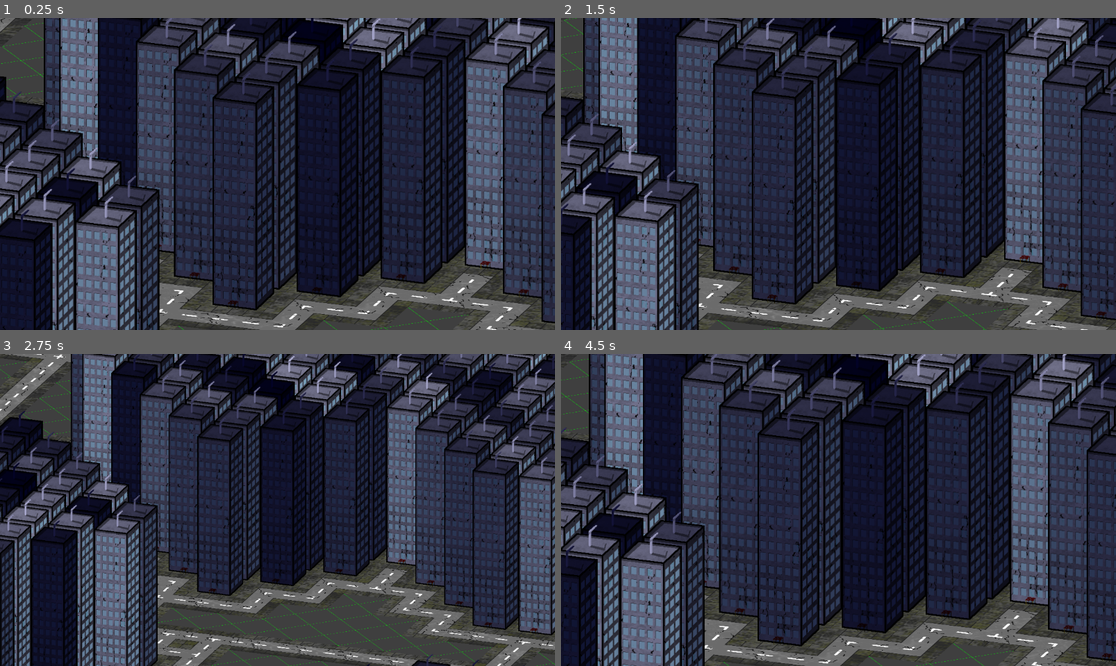
Above: before the commit, frames 1-4 (two rows, left to right).
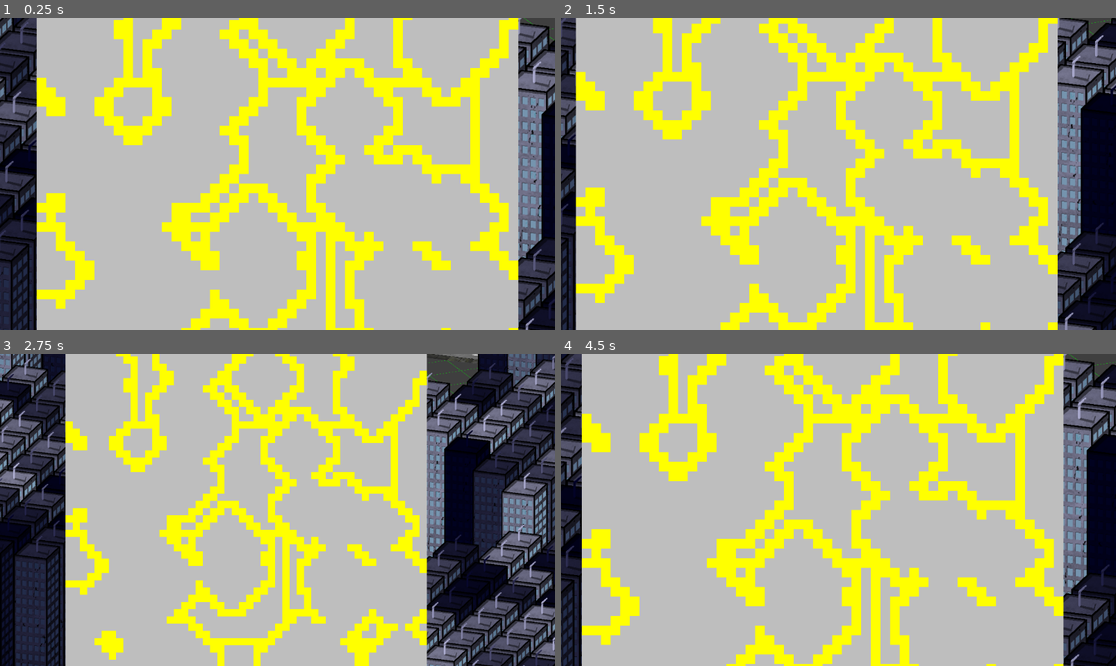
Above: after the commit, the same moments.

Repository: JudiTeller/smog-of-war
Game: Godot game, scene res://Scenes/main.tscn
The game is run twice, just before and just after one commit, with the same random seed, the same clock (stepped at 60 frames per second) and the same inputs. The engine's default icon, where the game draws it, is replaced by a stand-in: a white triangle on a blue panel in a dark square.
Inputs (mouse positions are in pixels of both pictures, inside the frame that each line leads up to):
- Up to frame 1 (0.25 s): no input
- Up to frame 2 (1.5 s): tap Enter at 0.5 s; move the mouse to (960, 158) at 0.52 s; hold Right (ui_right) 0.53-1.28 s; tap Mouse wheel down (wheel_down) at 0.6 s; move the mouse to (727, 189) at 1.27 s; hold Down (ui_down) from 1.28 s (still down); tap Mouse wheel up (wheel_up) at 1.35 s
- Up to frame 3 (2.75 s): move the mouse to (333, 441) at 2.02 s; release Down (ui_down) at 2.03 s; hold Right (ui_right) from 2.03 s (still down); tap Mouse wheel down (wheel_down) at 2.1 s
- Up to frame 4 (4.5 s): move the mouse to (810, 572) at 2.77 s; release Right (ui_right) at 2.78 s; hold Up (ui_up) 2.78-3.53 s; tap Mouse wheel up (wheel_up) at 2.85, 4.35 s; move the mouse to (1005, 556) at 3.52 s; hold Left (ui_left) from 3.53 s (still down); tap Mouse wheel down (wheel_down) at 3.6 s; move the mouse to (672, 463) at 4.27 s

The runs differ from the first frame. In frame 1, 95% of the frame differs, in the area x 0-100%, y 0-100%; in frame 2, 96%; in frame 3, 87%; in frame 4, 96%.

Commit message:
parse all created streettiles into packedvector array

Diff:
--- a/Scenes/main.tscn
+++ b/Scenes/main.tscn
@@ -1,10 +1,11 @@
-[gd_scene load_steps=9 format=3 uid="uid://m1gx7n0t4sbp"]
+[gd_scene load_steps=10 format=3 uid="uid://m1gx7n0t4sbp"]
 
 [ext_resource type="Script" path="res://Camera2D.gd" id="1_biuqo"]
 [ext_resource type="Script" path="res://core/World/WorldGen.gd" id="2_d10tl"]
 [ext_resource type="PackedScene" uid="uid://414v0j42mo1k" path="res://entities/buildings/building_01.tscn" id="3_7hely"]
 [ext_resource type="Texture2D" uid="uid://dnvn4hf8tpngf" path="res://assets/street/street_atlas.png" id="4_oga7d"]
 [ext_resource type="Texture2D" uid="uid://dyox8tk1o8h4c" path="res://assets/street/placeholder.png" id="5_1elpr"]
+[ext_resource type="Script" path="res://core/systems/human_factory.gd" id="6_qrfg1"]
 
 [sub_resource type="TileSetAtlasSource" id="TileSetAtlasSource_t74nj"]
 resource_name = "streets"
@@ -105,7 +106,7 @@
 sources/0 = SubResource("TileSetAtlasSource_t74nj")
 sources/1 = SubResource("TileSetAtlasSource_t6bsc")
 
-[node name="Node2D" type="Node2D"]
+[node name="main_scene" type="Node2D"]
 
 [node name="Camera2D" type="Camera2D" parent="."]
 script = ExtResource("1_biuqo")
@@ -113,7 +114,7 @@
 [node name="World" type="Node2D" parent="."]
 unique_name_in_owner = true
 script = ExtResource("2_d10tl")
-WORLD_SIZE = 75
+WORLD_SIZE = 50
 BUILDINGS = Array[PackedScene]([ExtResource("3_7hely")])
 GAIN = 0.3
 DILATE_AMOUNT = 4
@@ -143,3 +144,10 @@
 
 [node name="Noise" type="Sprite2D" parent="World"]
 scale = Vector2(5, 5)
+
+[node name="HumanFactory" type="Node2D" parent="World" node_paths=PackedStringArray("human_node", "tilemap")]
+script = ExtResource("6_qrfg1")
+human_node = NodePath("Humans")
+tilemap = NodePath("../WorldTileMap")
+
+[node name="Humans" type="Node2D" parent="World/HumanFactory"]
--- /dev/null
+++ b/Scripts/pathfinding.gd
@@ -0,0 +1,90 @@
+extends Node
+
+var worldsize := 0
+var current_tilemap: TileMap
+
+var walkable_nodes: Array[PackedVector2Array]
+
+func generate_walkable_nodes():
+    if current_tilemap:
+
+        var ref_array: Array[Array] = [[]]
+        var fill_in: Array[int] = []
+        fill_in.resize(worldsize)
+        fill_in.fill(0)
+        ref_array.resize(worldsize)
+
+        for i in range(ref_array.size()):
+            ref_array[i] = fill_in.duplicate()
+
+        # calculate lower and upper limit for coords, as word is split around scene 0,0 coordinate
+        var size = worldsize/2.0
+
+        # size to int, if size needs to be floored +1
+        var upper = size
+        if size - int(size) > 0.0:
+            upper += 1
+
+        for y in range(worldsize):
+            for x in range(worldsize):
+                # check if cell was already visited
+                if ref_array[x][y] == 0:
+                    var walkable = check_if_street(size, Vector2(x - size, y - size), ref_array)
+
+                    if walkable.size() > 0:
+                        walkable_nodes.append(walkable)
+
+
+        # create image for debugging purposes
+        # TODO REMOVE!
+        var image := Image.create(worldsize, worldsize, false, Image.FORMAT_RGBA8)
+        for y in range(worldsize):
+            for x in range(worldsize):
+                match ref_array[x][y]:
+                    0:
+                        image.set_pixel(x, y, Color.WHITE)
+
+                    1:
+                        image.set_pixel(x, y, Color.GRAY)
+
+                    4:
+                        image.set_pixel(x, y, Color.YELLOW)
+
+        var mapsprite := Sprite2D.new()
+        mapsprite.texture = ImageTexture.create_from_image(image)
+        mapsprite.scale.x = 20
+        mapsprite.scale.y = 20
+        mapsprite.texture_filter = Sprite2D.TEXTURE_FILTER_NEAREST
+        current_tilemap.get_parent().add_child(mapsprite)
+        pass
+    pass
+
+
+func check_if_street(quadrant_size: int, map_location: Vector2,  ref_array: Array[Array]) -> PackedVector2Array:
+    # temporary vector to hold walkable coordinates
+    var temp_vec2_arr: PackedVector2Array = []
+
+    #check if current tile was already visited
+    if ref_array[map_location.x + quadrant_size][map_location.y + quadrant_size] == 0:
+        ref_array[map_location.x + quadrant_size][map_location.y + quadrant_size] = 1
+
+    # check if current tile is street
+    if current_tilemap.get_cell_source_id(0, map_location) == 0:
+        # check if tile has valid street texture
+        if current_tilemap.get_cell_atlas_coords(0, map_location) != Vector2i(3, 3):
+            ref_array[map_location.x + quadrant_size][map_location.y + quadrant_size] = 4
+            temp_vec2_arr.append(map_location)
+
+            # grow to neighbouring cells
+            var neighbours: Array[Vector2i] = current_tilemap.get_surrounding_cells(map_location)
+            for neighbour in neighbours:
+                # check that relative neighbour coordinates are inside the ref array
+                if (-quadrant_size <= neighbour.x && neighbour.x < quadrant_size) && (-quadrant_size <= neighbour.y && neighbour.y < quadrant_size):
+                    if ref_array[neighbour.x + quadrant_size][neighbour.y + quadrant_size] == 0:
+                        var deeper_rec = check_if_street(quadrant_size, neighbour, ref_array)
+                        if deeper_rec.size() > 0:
+                            for vec in deeper_rec:
+                                temp_vec2_arr.append(vec)
+
+
+    return temp_vec2_arr
--- a/core/World/WorldGen.gd
+++ b/core/World/WorldGen.gd
@@ -33,6 +33,14 @@
     if SHOW_NOISE:
         $Noise.texture = ImageTexture.create_from_image(noodleNoise)
     generate_tiles()
+
+    call_deferred("setup_pathfinding")
+
+
+func setup_pathfinding():
+    Pathfinding.worldsize = WORLD_SIZE
+    Pathfinding.current_tilemap = $WorldTileMap
+    Pathfinding.generate_walkable_nodes()
 
 # Function to setup noise parameters
 func setup_noise(noise_seed, frequency, octaves, noise_gain, lacunarity) -> Image:
--- a/core/systems/human_factory.gd
+++ b/core/systems/human_factory.gd
@@ -12,7 +12,7 @@
 
 var nav_poly: NavigationPolygon
 var nav_map: RID
-var tilemap: TileMap
+@export var tilemap: TileMap
 
 #@onready var human_node: Node2D = $humans
 @onready var human = preload("res://entities/human/human.tscn")
@@ -23,9 +23,8 @@
 
     if human_node == null:
         push_error("You forgot to select a human_node")
-
-    $human_cycle.start()
-    pass # Replace with function body.
+    call_deferred("$human_cycle.start")
+#    $human_cycle.start()
 
 
 # Triggers all functions for a cycle update
@@ -33,7 +32,6 @@
     # check if enough humans are present spawn new ones if necessary
     if human_node.get_child_count() < maxcap:
         spawn_humans(maxcap - human_node.get_child_count())
-    pass
 
 func spawn_humans(amount: int):
     # spawn in humans if a valid spawn and target location are set
--- a/project.godot
+++ b/project.godot
@@ -15,8 +15,37 @@
 config/features=PackedStringArray("4.1", "Forward Plus")
 config/icon="res://icon.svg"
 
+[autoload]
+
+Pathfinding="*res://Scripts/pathfinding.gd"
+
 [input]
 
+ui_select={
+"deadzone": 0.5,
+"events": [Object(InputEventKey,"resource_local_to_scene":false,"resource_name":"","device":0,"window_id":0,"alt_pressed":false,"shift_pressed":false,"ctrl_pressed":false,"meta_pressed":false,"pressed":false,"keycode":32,"physical_keycode":0,"key_label":0,"unicode":32,"echo":false,"script":null)
+]
+}
+ui_left={
+"deadzone": 0.5,
+"events": [Object(InputEventKey,"resource_local_to_scene":false,"resource_name":"","device":0,"window_id":0,"alt_pressed":false,"shift_pressed":false,"ctrl_pressed":false,"meta_pressed":false,"pressed":false,"keycode":4194319,"physical_keycode":0,"key_label":0,"unicode":0,"echo":false,"script":null)
+]
+}
+ui_right={
+"deadzone": 0.5,
+"events": [Object(InputEventKey,"resource_local_to_scene":false,"resource_name":"","device":0,"window_id":0,"alt_pressed":false,"shift_pressed":false,"ctrl_pressed":false,"meta_pressed":false,"pressed":false,"keycode":4194321,"physical_keycode":0,"key_label":0,"unicode":0,"echo":false,"script":null)
+]
+}
+ui_up={
+"deadzone": 0.5,
+"events": [Object(InputEventKey,"resource_local_to_scene":false,"resource_name":"","device":0,"window_id":0,"alt_pressed":false,"shift_pressed":false,"ctrl_pressed":false,"meta_pressed":false,"pressed":false,"keycode":4194320,"physical_keycode":0,"key_label":0,"unicode":0,"echo":false,"script":null)
+]
+}
+ui_down={
+"deadzone": 0.5,
+"events": [Object(InputEventKey,"resource_local_to_scene":false,"resource_name":"","device":0,"window_id":0,"alt_pressed":false,"shift_pressed":false,"ctrl_pressed":false,"meta_pressed":false,"pressed":false,"keycode":4194322,"physical_keycode":0,"key_label":0,"unicode":0,"echo":false,"script":null)
+]
+}
 ui_control={
 "deadzone": 0.5,
 "events": [Object(InputEventKey,"resource_local_to_scene":false,"resource_name":"","device":-1,"window_id":0,"alt_press …(182 unchanged characters)…
@@ -42,31 +71,6 @@
 "events": [Object(InputEventKey,"resource_local_to_scene":false,"resource_name":"","device":-1,"window_id":0,"alt_pressed":false,"shift_pressed":false,"ctrl_pressed":false,"meta_pressed":false,"pressed":false,"keycode":0,"physical_keycode":32,"key_label":0,"unicode":32,"echo":false,"script":null)
 ]
 }
-ui_select={
-"deadzone": 0.5,
-"events": [Object(InputEventKey,"resource_local_to_scene":false,"resource_name":"","device":0,"window_id":0,"alt_pressed":false,"shift_pressed":false,"ctrl_pressed":false,"meta_pressed":false,"pressed":false,"keycode":32,"physical_keycode":0,"key_label":0,"unicode":32,"echo":false,"script":null)
-]
-}
-ui_left={
-"deadzone": 0.5,
-"events": [Object(InputEventKey,"resource_local_to_scene":false,"resource_name":"","device":0,"window_id":0,"alt_pressed":false,"shift_pressed":false,"ctrl_pressed":false,"meta_pressed":false,"pressed":false,"keycode":4194319,"physical_keycode":0,"key_label":0,"unicode":0,"echo":false,"script":null)
-]
-}
-ui_right={
-"deadzone": 0.5,
-"events": [Object(InputEventKey,"resource_local_to_scene":false,"resource_name":"","device":0,"window_id":0,"alt_pressed":false,"shift_pressed":false,"ctrl_pressed":false,"meta_pressed":false,"pressed":false,"keycode":4194321,"physical_keycode":0,"key_label":0,"unicode":0,"echo":false,"script":null)
-]
-}
-ui_up={
-"deadzone": 0.5,
-"events": [Object(InputEventKey,"resource_local_to_scene":false,"resource_name":"","device":0,"window_id":0,"alt_pressed":false,"shift_pressed":false,"ctrl_pressed":false,"meta_pressed":false,"pressed":false,"keycode":4194320,"physical_keycode":0,"key_label":0,"unicode":0,"echo":false,"script":null)
-]
-}
-ui_down={
-"deadzone": 0.5,
-"events": [Object(InputEventKey,"resource_local_to_scene":false,"resource_name":"","device":0,"window_id":0,"alt_pressed":false,"shift_pressed":false,"ctrl_pressed":false,"meta_pressed":false,"pressed":false,"keycode":4194322,"physical_keycode":0,"key_label":0,"unicode":0,"echo":false,"script":null)
-]
-}
 
 [navigation]
 
--- a/scenes/testscene/TileMap.gd
+++ /dev/null
@@ -1,34 +0,0 @@
-extends TileMap
-
-var combined_poly: Array[PackedVector2Array] = []
-
-# Called when the node enters the scene tree for the first time.
-func _ready():
-    calculate_nav_area()
-    call_deferred("emit_signal", "area_calculated", combined_poly[0])
-    pass # Replace with function body.
-
-
-# Called every frame. 'delta' is the elapsed time since the previous frame.
-func _process(delta):
-    pass
-
-func calculate_nav_area():
-#    var combined_poly: Array[PackedVector2Array] = []
-    for cell in get_used_cells(0):
-        var tile_nav_poly = get_cell_tile_data(0, cell).get_navigation_polygon(0).get_vertices()
-        var cell_global = to_global(map_to_local(cell))
-        for i in range(tile_nav_poly.size()):
-            tile_nav_poly[i].x += cell_global.x
-            tile_nav_poly[i].y += cell_global.y
-
-        if tile_nav_poly:
-            if combined_poly.size() == 0:
-                combined_poly.append(tile_nav_poly)
-            else:
-                combined_poly = Geometry2D.merge_polygons(combined_poly[0], tile_nav_poly)
-        pass
-
-
-
-signal area_calculated(area: PackedVector2Array)
--- a/scenes/testscene/testscene.gd
+++ /dev/null
@@ -1,21 +0,0 @@
-extends Node2D
-
-
-# Called when the node enters the scene tree for the first time.
-func _ready():
-    # when level is loaded in, get positions of all defined startlocations
-    # this routine needs to be implemented by the actual level script
-    var startpoints: Array[Vector2] = []
-
-    for node in $startpoint.get_children():
-        startpoints.append(node.global_position)
-
-    # provide start positions to the human factory
-    $human_factory.set_startpoint_arr(startpoints)
-
-    $human_factory.set_navigation_map($TileMap.get_navigation_map(0))
-
-
-# Called every frame. 'delta' is the elapsed time since the previous frame.
-func _process(delta):
-    pass
--- a/scenes/testscene/testscene.tscn
+++ /dev/null
@@ -1,75 +0,0 @@
-[gd_scene load_steps=8 format=3 uid="uid://bbdtk6cme3okn"]
-
-[ext_resource type="Script" path="res://scenes/testscene/testscene.gd" id="1_e8132"]
-[ext_resource type="PackedScene" uid="uid://dvl0vhb7qf0gb" path="res://core/systems/human_factory.tscn" id="2_ehyuq"]
-[ext_resource type="Texture2D" uid="uid://brcr0i6hs1sfq" path="res://icon.svg" id="3_8a03b"]
-[ext_resource type="Script" path="res://scenes/testscene/TileMap.gd" id="4_5uy6f"]
-
-[sub_resource type="NavigationPolygon" id="NavigationPolygon_tufhl"]
-vertices = PackedVector2Array(-64, -64, 64, -64, 64, 64, -64, 64)
-polygons = Array[PackedInt32Array]([PackedInt32Array(0, 1, 2, 3)])
-outlines = Array[PackedVector2Array]([PackedVector2Array(-64, -64, 64, -64, 64, 64, -64, 64)])
-
-[sub_resource type="TileSetAtlasSource" id="TileSetAtlasSource_qxd8x"]
-texture = ExtResource("3_8a03b")
-texture_region_size = Vector2i(128, 128)
-0:0/0 = 0
-0:0/0/modulate = Color(1, 0.180392, 1, 1)
-0:0/0/navigation_layer_0/polygon = SubResource("NavigationPolygon_tufhl")
-
-[sub_resource type="TileSet" id="TileSet_o4sj1"]
-tile_size = Vector2i(128, 128)
-navigation_layer_0/layers = 1
-sources/0 = SubResource("TileSetAtlasSource_qxd8x")
-
-[node name="testscene" type="Node2D"]
-script = ExtResource("1_e8132")
-metadata/_edit_vertical_guides_ = [-384.0, 1024.0, 897.0]
-metadata/_edit_horizontal_guides_ = [-128.0, 0.0, 128.0]
-
-[node name="Camera2D" type="Camera2D" parent="."]
-position = Vector2(419, 474)
-zoom = Vector2(0.5, 0.5)
-
-[node name="startpoint" type="Node2D" parent="."]
-position = Vector2(765, 383)
-
-[node name="Node2D" type="Node2D" parent="startpoint"]
-position = Vector2(-593, 937)
-
-[node name="Node2D2" type="Node2D" parent="startpoint"]
-position = Vector2(-1536, 305)
-
-[node name="Node2D3" type="Node2D" parent="startpoint"]
-position = Vector2(679, 35)
-
-[node name="Node2D4" type="Node2D" parent="startpoint"]
-position = Vector2(-1292, -757)
-
-[node name="human_node" type="Node2D" parent="."]
-
-[node name="TileMap" type="TileMap" parent="."]
-tile_set = SubResource("TileSet_o4sj1")
-cell_quadrant_size = 32
-navigation_visibility_mode = 2
-format = 2
-layer_0/z_index = -1
-layer_0/tile_data = PackedInt32Array(-3, 0, 0, -2, 0, 0, -1, 0, 0, -65536, 0, 0, -65535, 0, 0, -65534, 0, 0, -65533, 0, 0, -65532, 0, 0, -65531, 0, 0, -65530, 0, 0, -65529, 0, 0, 7, 0, 0, 65543, 0, 0, 65542, 0, 0, 131078, 0, 0, 196614, 0, 0, 196615, 0, 0, 196616, 0, 0, 262152, 0, 0, 327688, 0, 0, 393224, 0, 0, 458760, 0, 0, 458759, 0, 0, 458758, 0, 0, 524293, 0, 0, 524292, 0, 0, 524291, 0, 0, 524290, 0, 0, 524289, 0, 0, 524288, 0, 0, 589823, 0, 0, 589822, 0, 0, 524294, 0, 0, 589821, 0, 0, 589820, 0, 0, 524284, 0, 0, 458748, 0, 0, 393212, 0, 0, 327676, 0, 0, 262140, 0, 0, 196604, 0, 0, 131068, 0, 0, 131069, 0, 0, 131070, 0, 0, 131071, 0, 0, 65536, 0, 0, 65537, 0, 0, 65538, 0, 0, 65539, 0, 0, 65540, 0, 0, 131076, 0, 0, 196612, 0, 0, 262148, 0, 0, 327684, 0, 0, 327683, 0, 0, 393219, 0, 0, 393218, 0, 0, 393217, 0, 0, 393216, 0, 0, 458751, 0, 0, 458750, 0, 0, 393214, 0, 0, 327678, 0, 0, 262142, 0, 0, 262143, 0, 0, 196608, 0, 0, 196609, 0, 0, 262145, 0, 0)
-script = ExtResource("4_5uy6f")
-
-[node name="human_factory" parent="." node_paths=PackedStringArray("startpoint", "target", "human_node") instance=ExtResource("2_ehyuq")]
-startpoint = NodePath("../startpoint")
-target = NodePath("../target")
-human_node = NodePath("../human_node")
-
-[node name="target" type="Node2D" parent="."]
-position = Vector2(219, 609)
-metadata/_edit_group_ = true
-
-[node name="Sprite2D" type="Sprite2D" parent="target"]
-modulate = Color(1, 1, 0, 1)
-self_modulate = Color(1, 1, 0, 1)
-scale = Vector2(0.31, 0.31)
-texture = ExtResource("3_8a03b")
-
-[connection signal="area_calculated" from="TileMap" to="human_factory" method="_on_tile_map_area_calculated"]
